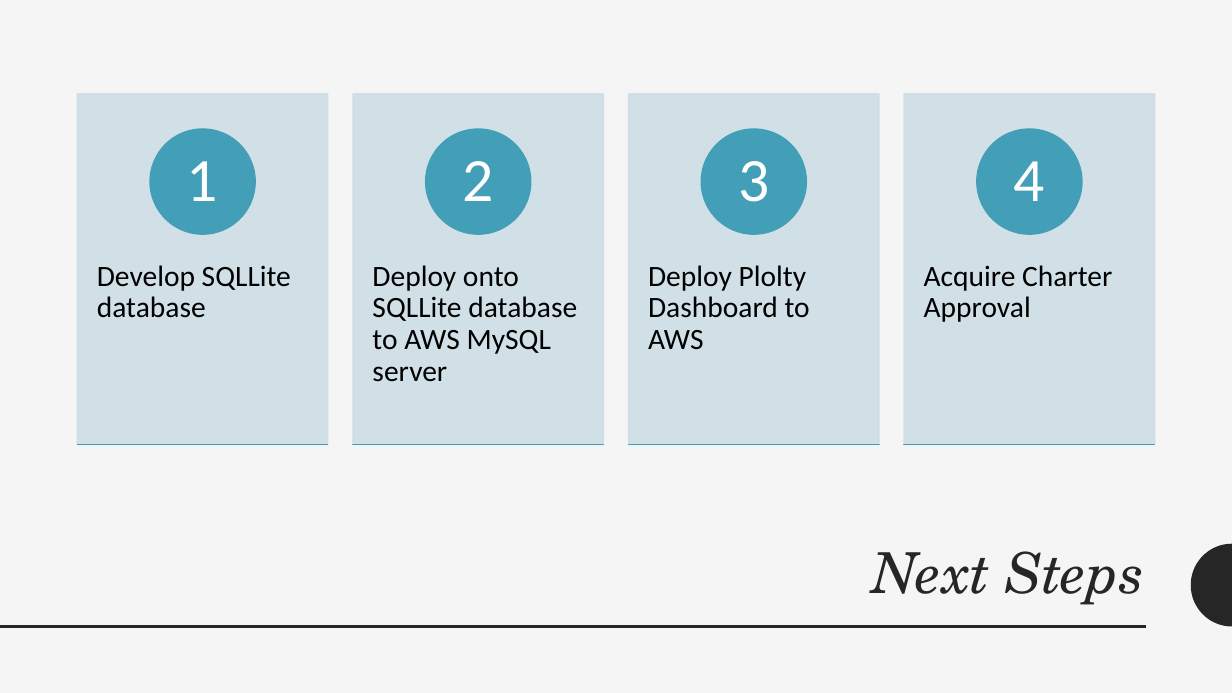
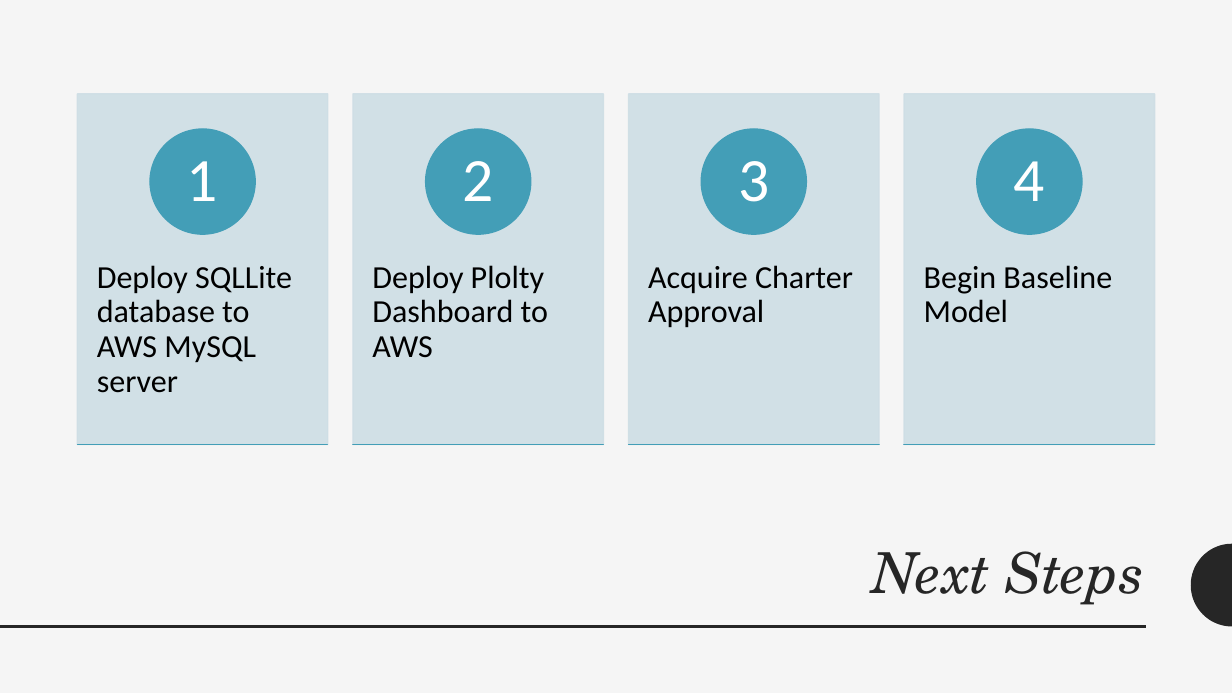
Before and after one commit to ezgisiir/URMCVenitaltorAllocation, a slide deck: slide 10 of Docs/ClassMeetings/2022_02_21_ClassMeeting.pptx. Drawn at 1232x693 pixels with LibreOffice and Linux fonts; fonts in the diff are those of the drawing. Boxes give left, top, right and bottom in pixels: in the first picture for what was removed or moved away, otherwise in the second. Text is boxed around its words. In the diff, an @@ line names an element or a change of style, - is before the commit and + after.

```diff
--- a/Docs/ClassMeetings/2022_02_21_ClassMeeting.pptx
+++ b/Docs/ClassMeetings/2022_02_21_ClassMeeting.pptx
@@ text "Deploy Plolty Dashboard to AWS": place and size @@
-text "Deploy Plolty Dashboard to AWS" at <box>648,265,810,350</box>
+text "Deploy Plolty Dashboard to AWS" at <box>372,265,548,358</box>
@@ text "Deploy Plolty Dashboard to AWS" at <box>372,265,548,358</box>: size 23 to 25 pt @@
@@ text "Acquire Charter Approval": place and size @@
-text "Acquire Charter Approval" at <box>924,265,1112,322</box>
+text "Acquire Charter Approval" at <box>648,265,853,327</box>
@@ text "Acquire Charter Approval" at <box>648,265,853,327</box>: size 23 to 25 pt @@
@@ text at <box>97,265,292,393</box>: text changed; size 23 to 25 pt @@
-Deploy onto SQLLite database to AWS MySQL server
+Deploy SQLLite database to AWS MySQL server
@@ text removed at <box>97,265,291,318</box> @@
-Develop SQLLite database
@@ text added at <box>924,265,1112,323</box>, 25 pt, text #000000 @@
+Begin Baseline Model
```
Also in this commit, not shown: 3 other slides changed, 2 other files.
